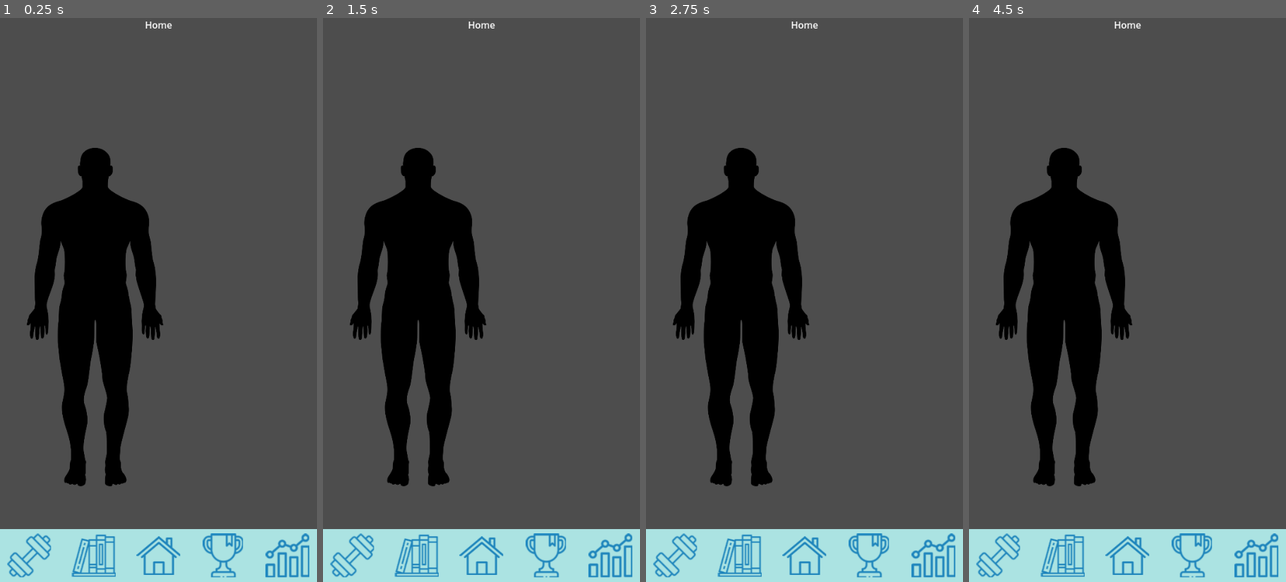
Above: before the commit, frames 1-4 (left to right).
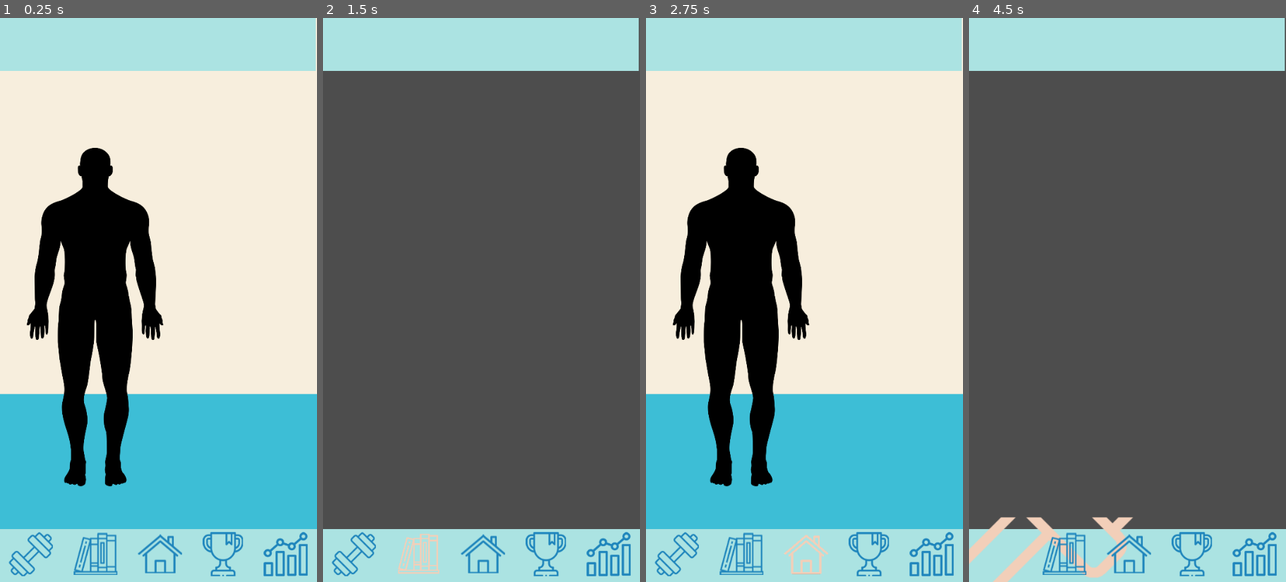
Above: after the commit, the same moments.

Repository: NxKuma/Fit-Quest-App
Game: Godot game, scene res://main.tscn
Same seed, same stepped clock (60 frames per second), same inputs: the game is played once before the commit and once after it.
Inputs (mouse positions are in pixels of both pictures, inside the frame that each line leads up to; where the layout moved, square brackets give the same spot in the first picture):
- Up to frame 1 (0.25 s): no input
- Up to frame 2 (1.5 s): click (354, 553) [351, 553] at 0.5 s; click (418, 553) at 1.25 s
- Up to frame 3 (2.75 s): click (804, 553) at 2 s
- Up to frame 4 (4.5 s): click (1190, 553) at 2.75 s; click (1254, 553) [1257, 553] at 3.5 s; click (1000, 553) [997, 553] at 4.25 s

The runs differ from the first frame. In frame 1, 81% of the frame differs, in the area x 0-100%, y 0-100%; in frame 2, 24%; in frame 3, 81%; in frame 4, 26%.

Commit message:
Fixed Navigation with Texture

Diff:
--- a/main.gd
+++ b/main.gd
@@ -2,7 +2,7 @@
 
 @export var initialView := 2
 
-@onready var views: MarginContainer = %Views
+@onready var views: Control = %Views
 @onready var buttons: HBoxContainer = %Buttons
 
 func _ready():
@@ -11,8 +11,9 @@
 	for button in buttons.get_children():
 		var buttonIndex = button.get_index()
 		button.pressed.connect(_set_page.bind(buttonIndex))
-		print(button)
+
 
 func _set_page(viewNumber):
+	print(viewNumber)
 	for i in views.get_child_count():
-		views.get_children()[i].visible = i == viewNumber # set visible if i == viewNumber
+		views.get_children()[i].visible = (i == viewNumber) # set visible if i == viewNumber
--- a/main.tscn
+++ b/main.tscn
@@ -27,38 +27,46 @@
 mouse_filter = 1
 script = ExtResource("1_bhc7n")
 
-[node name="VBoxContainer" type="VBoxContainer" parent="."]
+[node name="Views" type="Control" parent="."]
+unique_name_in_owner = true
 layout_mode = 1
 anchors_preset = 15
 anchor_right = 1.0
 anchor_bottom = 1.0
 grow_horizontal = 2
 grow_vertical = 2
+mouse_filter = 1
 
-[node name="Views" type="MarginContainer" parent="VBoxContainer"]
-unique_name_in_owner = true
-layout_mode = 2
+[node name="Workout View" parent="Views" instance=ExtResource("3_wvkul")]
+visible = false
+layout_mode = 1
 
-[node name="Workout View" parent="VBoxContainer/Views" instance=ExtResource("3_wvkul")]
+[node name="Tutorial View" parent="Views" instance=ExtResource("3_blyws")]
 visible = false
-layout_mode = 2
+layout_mode = 1
 
-[node name="Tutorial View" parent="VBoxContainer/Views" instance=ExtResource("3_blyws")]
+[node name="Home View2" parent="Views" instance=ExtResource("2_s1anr")]
 visible = false
-layout_mode = 2
+layout_mode = 1
 
-[node name="Home View2" parent="VBoxContainer/Views" instance=ExtResource("2_s1anr")]
-layout_mode = 2
+[node name="Guilds View" parent="Views" instance=ExtResource("4_pypkf")]
+visible = false
+layout_mode = 1
 
-[node name="Guilds View" parent="VBoxContainer/Views" instance=ExtResource("4_pypkf")]
+[node name="Profile View" parent="Views" instance=ExtResource("5_wrjgc")]
 visible = false
-layout_mode = 2
+layout_mode = 1
 
-[node name="Profile View" parent="VBoxContainer/Views" instance=ExtResource("5_wrjgc")]
-visible = false
-layout_mode = 2
+[node name="Top" type="ColorRect" parent="."]
+layout_direction = 1
+layout_mode = 0
+offset_left = -2.0
+offset_right = 538.0
+offset_bottom = 90.0
+mouse_filter = 2
+color = Color(0.670588, 0.890196, 0.886275, 1)
 
-[node name="ColorRect" type="ColorRect" parent="."]
+[node name="Bottom" type="ColorRect" parent="."]
 layout_direction = 1
 layout_mode = 2
 offset_top = 870.0
@@ -74,8 +82,8 @@
 anchor_top = 1.0
 anchor_right = 1.0
 anchor_bottom = 1.0
-offset_top = -85.0
-offset_bottom = -5.0
+offset_top = -110.0
+offset_bottom = 15.0
 grow_horizontal = 2
 grow_vertical = 0
 size_flags_horizontal = 4
@@ -89,50 +97,50 @@
 layout_mode = 2
 size_flags_vertical = 4
 mouse_default_cursor_shape = 2
-theme_override_constants/separation = 110
+theme_override_constants/separation = 35
 alignment = 1
 
 [node name="Workout Button" type="TextureButton" parent="Navigation Bar/Buttons"]
 layout_mode = 2
 mouse_default_cursor_shape = 2
+action_mode = 0
 texture_normal = ExtResource("7_5q58h")
 texture_pressed = ExtResource("8_wr7a4")
 texture_hover = ExtResource("8_wr7a4")
-ignore_texture_size = true
 stretch_mode = 3
 
 [node name="Tutorial Button" type="TextureButton" parent="Navigation Bar/Buttons"]
 layout_mode = 2
 mouse_default_cursor_shape = 2
+action_mode = 0
 texture_normal = ExtResource("9_xh8nf")
 texture_pressed = ExtResource("10_j3046")
 texture_hover = ExtResource("10_j3046")
-ignore_texture_size = true
 stretch_mode = 3
 
 [node name="Home Button" type="TextureButton" parent="Navigation Bar/Buttons"]
 layout_mode = 2
 mouse_default_cursor_shape = 2
+action_mode = 0
 texture_normal = ExtResource("11_obs4w")
 texture_pressed = ExtResource("12_eht0t")
 texture_hover = ExtResource("12_eht0t")
-ignore_texture_size = true
 stretch_mode = 3
 
 [node name="Guilds Button" type="TextureButton" parent="Navigation Bar/Buttons"]
 layout_mode = 2
 mouse_default_cursor_shape = 2
+action_mode = 0
 texture_normal = ExtResource("13_4po7v")
 texture_pressed = ExtResource("14_p3k7d")
 texture_hover = ExtResource("14_p3k7d")
-ignore_texture_size = true
 stretch_mode = 3
 
 [node name="Profile Button" type="TextureButton" parent="Navigation Bar/Buttons"]
 layout_mode = 2
 mouse_default_cursor_shape = 2
+action_mode = 0
 texture_normal = ExtResource("15_q5vhq")
 texture_pressed = ExtResource("16_p6t4e")
 texture_hover = ExtResource("16_p6t4e")
-ignore_texture_size = true
 stretch_mode = 3
--- a/views/guilds_view.tscn
+++ b/views/guilds_view.tscn
@@ -7,6 +7,7 @@
 anchor_bottom = 1.0
 grow_horizontal = 2
 grow_vertical = 2
+mouse_filter = 1
 
 [node name="Label" type="Label" parent="."]
 layout_mode = 1
--- a/views/home_view.tscn
+++ b/views/home_view.tscn
@@ -9,6 +9,7 @@
 anchor_bottom = 1.0
 grow_horizontal = 2
 grow_vertical = 2
+mouse_filter = 1
 
 [node name="Background-Top" type="ColorRect" parent="."]
 layout_mode = 1
--- a/views/profile_view.tscn
+++ b/views/profile_view.tscn
@@ -7,6 +7,7 @@
 anchor_bottom = 1.0
 grow_horizontal = 2
 grow_vertical = 2
+mouse_filter = 1
 
 [node name="Label" type="Label" parent="."]
 layout_mode = 1
--- a/views/tutorial_view.tscn
+++ b/views/tutorial_view.tscn
@@ -7,6 +7,7 @@
 anchor_bottom = 1.0
 grow_horizontal = 2
 grow_vertical = 2
+mouse_filter = 1
 
 [node name="Label" type="Label" parent="."]
 layout_mode = 1
--- a/views/workout_view.tscn
+++ b/views/workout_view.tscn
@@ -7,6 +7,7 @@
 anchor_bottom = 1.0
 grow_horizontal = 2
 grow_vertical = 2
+mouse_filter = 1
 
 [node name="Label" type="Label" parent="."]
 layout_mode = 1
Not shown: 1 places in main.tscn that only renumber resources
Not shown: 1 places in views/tutorial_view.tscn that only renumber resources
